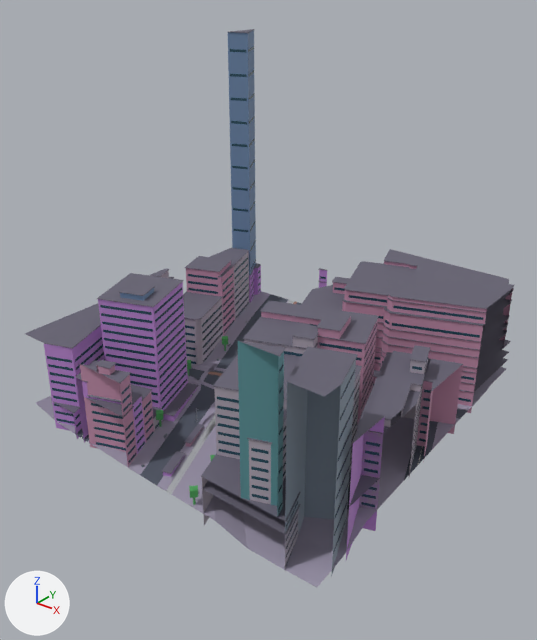
Before and after pictures for a commit that changed the glTF model public/maps/melbourne/chunks/3_-17.glb.
One viewpoint serves both versions: a camera (50 mm lens) standing at (555.0, 1804.0, 166.0) and looking at (416.0, 1978.0, 58.0). Lighting does not change. The marker at lower left points along +X, +Y and +Z. The older version comes first. Where no turn or scale is listed for an object, it has been applied to the vertices. Vertices at exactly the same position are counted once.

In view in the first picture: 'compiled-chunk'.
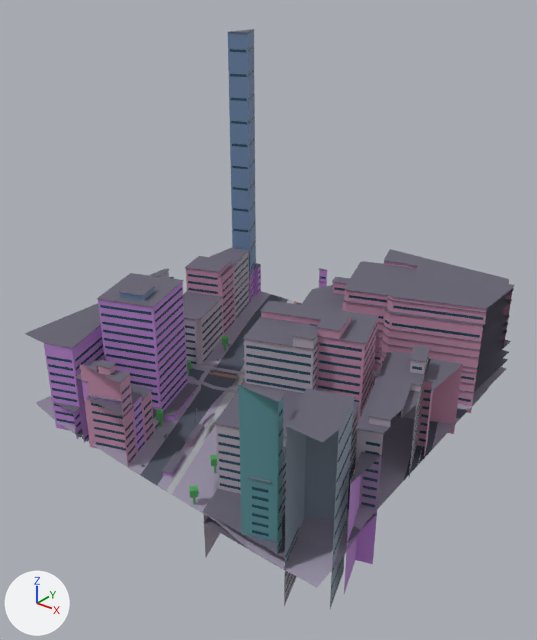
Where the newer file only moved an object's origin or applied its transform, the numbers keep the older frame.

What changed in the scene script:
```text
Change me_mesh_0:
    used by ob_compiled_chunk; location = (414.0, 1985.7, 78.1)
    remove me_mesh_0.from_pydata(...)  # 8495 vertices, 9087 faces; spans x -60.0..60.0, y -60.3..60.3, z -62.5..62.5
    add me_mesh_0.from_pydata(...)  # 8492 vertices, 9083 faces; spans x -60.0..60.0, y -60.3..60.3, z -75.1..62.5
    me_mesh_0 part 1: the loose piece of 9 vertices spanning x 55.0..60.0, y -45.9..-30.3, z -62.4..-22.9 is moved by (0.0, 0.0, -12.7)
    me_mesh_0 part 2: the loose piece of 34 vertices spanning x 7.5..50.2, y -59.7..-14.0, z -62.5..-21.0 is moved by (0.0, 0.0, -12.6)
    me_mesh_0 part 3: the loose piece of 8 vertices spanning x 31.0..42.1, y -58.8..-41.6, z -44.7..-24.6 is moved by (0.0, 0.0, -12.6)
    me_mesh_0 part 4: the loose piece of 8 vertices spanning x 43.1..60.0, y -59.7..-38.1, z -62.5..-2.5 is moved by (0.0, 0.0, -12.6)
    me_mesh_0 part 5: the loose piece of 6 vertices spanning x 34.0..46.7, y -59.7..-55.7, z -44.7..3.5 is moved by (0.0, 0.0, -12.6)
    me_mesh_0 part 6: 101 loose pieces with 426 vertices, spanning x 7.1..60.0, y -59.7..-13.6, z -58.1..3.5, are deleted
    me_mesh_0 part 7: 18 vertices moved from x -34.0..50.0, y -59.1..48.9, z -61.2..-48.7 to x -34.0..49.6, y -59.1..48.9, z -59.3..-48.7; 87 vertices removed from x -48.5..60.0, y -59.7..48.9, z -61.2..-43.4; 510 vertices added at x -48.4..60.0, y -59.7..48.9, z -73.7..-9.1
    other edits to the shape of me_mesh_0 do not show in these pictures
```

Changed parts and their boxes (x1, y1, x2, y2) in the pictures (537 x 640 px; the box of a moved part takes in the faces that stretch with it):
'compiled-chunk', reshaped
    before: (25, 29, 514, 587)
    after: (25, 29, 514, 609)
part 1 of me_mesh_0, moved or reshaped
    before: (346, 417, 385, 560)
    after: (344, 456, 381, 594)
part 2 of me_mesh_0, moved or reshaped
    before: (202, 370, 361, 571)
    after: (203, 408, 358, 606)
part 3 of me_mesh_0, moved or reshaped
    before: (249, 418, 287, 504)
    after: (282, 458, 286, 516)
part 4 of me_mesh_0, moved or reshaped
    before: (285, 359, 356, 577)
    after: (284, 401, 354, 609)
part 5 of me_mesh_0, moved or reshaped
    before: (238, 341, 284, 517)
    after: (238, 385, 284, 553)
part 6 of me_mesh_0, deleted
    before: (213, 341, 385, 557)
part 7 of me_mesh_0, reshaped
    before: (142, 309, 380, 565)
    after: (142, 364, 382, 601)
